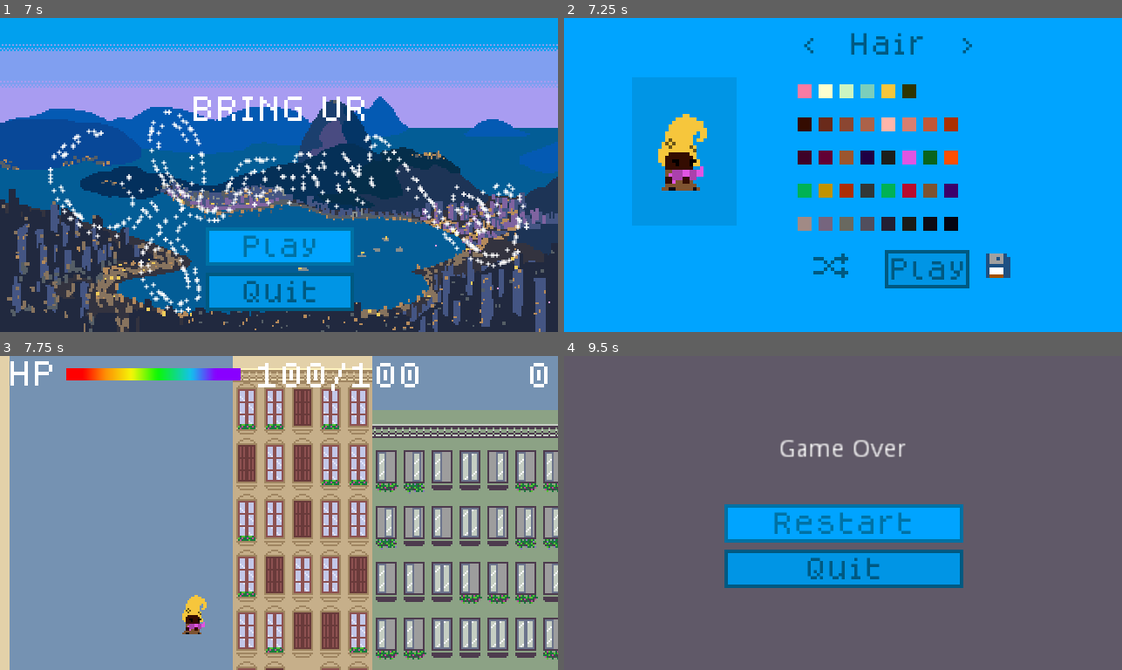
Above: before the commit, frames 1-4 (two rows, left to right).
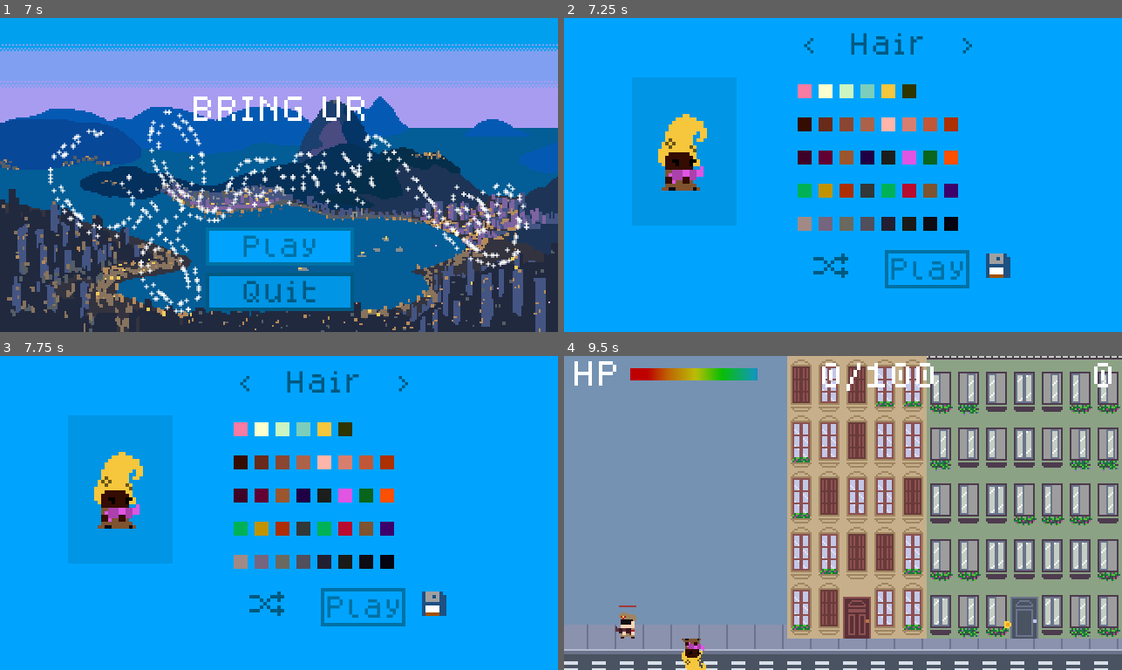
Above: after the commit, the same moments.

Repository: hamiltonromualdo/bring-ur-glam
Game: Godot game, scene res://src/UserInterface/TitleScreen.tscn
Same seed, same stepped clock (60 frames per second), same inputs: the game is played once before the commit and once after it. Sound files missing from this copy of the repository are replaced by a short silence.
Inputs (mouse positions are in pixels of both pictures, inside the frame that each line leads up to):
- Up to frame 1 (7 s): tap Enter at 0.5 s; move the mouse to (401, 159) at 0.52 s; hold Right (ui_right) 0.53-2.03 s; tap Space at 1.25 s; move the mouse to (167, 190) at 1.27 s; move the mouse to (334, 105) at 2.02 s; hold Left (ui_left) 2.03-2.78 s; move the mouse to (251, 237) at 2.77 s; hold Right (ui_right) 2.78-4.28 s; move the mouse to (446, 222) at 3.52 s; move the mouse to (111, 127) at 4.27 s; hold Left (ui_left) 4.28-5.03 s; move the mouse to (306, 175) at 5.02 s; hold Right (ui_right) 5.03-5.78 s; move the mouse to (195, 96) at 5.77 s; hold Left (ui_left) 5.78-6.5 s; click "Play" at 6.5 s
- Up to frame 2 (7.25 s): no input
- Up to frame 3 (7.75 s): click "Play" at 7.25 s
- Up to frame 4 (9.5 s): move the mouse to (965, 497) at 8.02 s; hold Left (ui_left) 8.03-8.78 s; move the mouse to (731, 528) at 8.77 s; hold Right (ui_right) from 8.78 s (still down)

Frame 1 is identical in both runs. In frame 2, 1.9% of the frame differs, in the area x 57-73%, y 73-87%; in frame 3, 100%, in the area x 0-100%, y 0-100%; in frame 4, 96%.

Commit message:
Adding sound to customize player screen button

Diff:
--- a/bring_ur_glam/src/UserInterface/CustomizePlayer.gd
+++ b/bring_ur_glam/src/UserInterface/CustomizePlayer.gd
@@ -23,6 +23,9 @@
     var loaded = player.load_data()
     if not loaded:
         randomize_char()
+
+    # Start with focus on StartGame to allow keyboard control
+    $Control/VBoxContainer/HBoxContainer2/StartGame.grab_focus()
 
 
 func _on_Rand_pressed() -> void:
@@ -62,6 +65,7 @@
 
 
 func _on_StartGame_pressed() -> void:
+    yield($Control/VBoxContainer/HBoxContainer2/StartGame/PressedSound, "finished")
     player.save_data()
     var error = get_tree().change_scene("res://src/Levels/Playground.tscn")
     if error:
--- a/bring_ur_glam/src/UserInterface/CustomizePlayer.tscn
+++ b/bring_ur_glam/src/UserInterface/CustomizePlayer.tscn
@@ -14,6 +14,7 @@
 [ext_resource path="res://src/UserInterface/PlayerCustomization/DressColorSelector.tscn" type="PackedScene" id=12]
 [ext_resource path="res://src/UserInterface/PlayerCustomization/ShoesColorSelector.tscn" type="PackedScene" id=13]
 [ext_resource path="res://assets/sound/customize_player_theme.mp3" type="AudioStream" id=14]
+[ext_resource path="res://src/UserInterface/ButtonWithSound.tscn" type="PackedScene" id=15]
 
 [node name="CustomizablePlayer" type="Node2D"]
 script = ExtResource( 2 )
@@ -584,14 +585,11 @@
 scale = Vector2( 2, 2 )
 texture = ExtResource( 5 )
 
-[node name="StartGame" type="Button" parent="Control/VBoxContainer/HBoxContainer2"]
+[node name="StartGame" parent="Control/VBoxContainer/HBoxContainer2" instance=ExtResource( 15 )]
 margin_left = 50.0
 margin_right = 98.0
 margin_bottom = 23.0
 text = "Play"
-__meta__ = {
-"_edit_use_anchors_": false
-}
 
 [node name="Save" type="Button" parent="Control/VBoxContainer/HBoxContainer2"]
 margin_left = 102.0
Not shown: 1 places in bring_ur_glam/src/UserInterface/CustomizePlayer.tscn that only renumber resources
